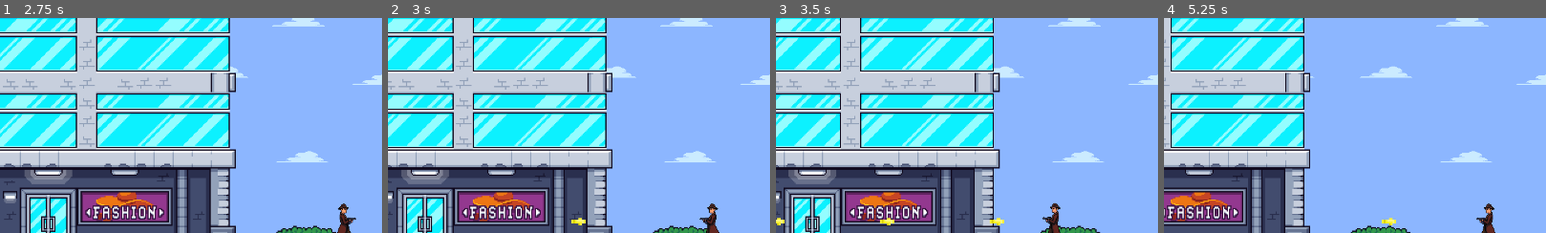
Above: before the commit, frames 1-4 (left to right).
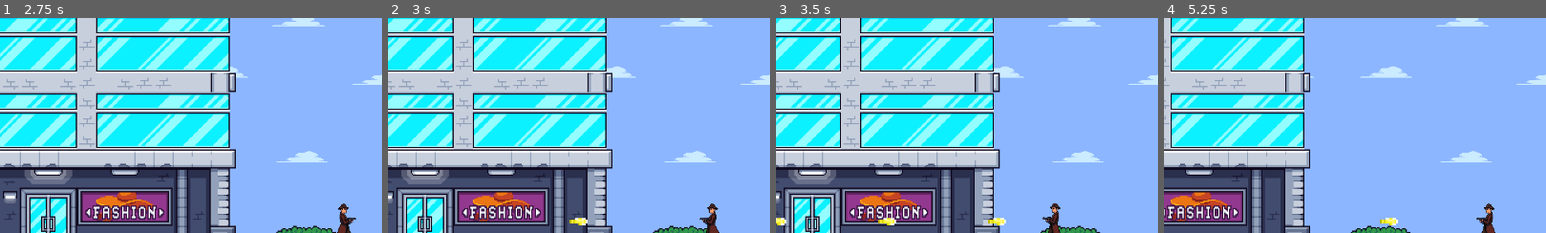
Above: after the commit, the same moments.

Repository: joaodanilo123/gangster-city-showdown
Game: Godot game, scene res://main/main.tscn
Same seed, same stepped clock (60 frames per second), same inputs: the game is played once before the commit and once after it.
Inputs (mouse positions are % of the whole screen's width and height, from its top left):
- Up to frame 1 (2.75 s): click "Level 1" at 0.5 s; move the mouse to (72, 45) at 1.27 s; hold D (move_right) from 1.28 s (still down); tap E (interact) at 1.35 s; tap W (move_up) at 1.52, 2.27 s; move the mouse to (30, 55) at 2.02 s; tap Shift (run) at 2.1 s
- Up to frame 2 (3 s): move the mouse to (60, 28) at 2.77 s; release D (move_right) at 2.78 s; hold A (move_left) from 2.78 s (still down); hold Space (shoot) from 2.78 s (still down)
- Up to frame 3 (3.5 s): keep holding A (move_left); keep holding Space (shoot)
- Up to frame 4 (5.25 s): move the mouse to (45, 70) at 3.52 s; release A (move_left) at 3.53 s; release Space (shoot) at 3.53 s; hold D (move_right) 3.53-5.03 s; tap E (interact) at 3.6 s; tap W (move_up) at 3.77, 4.52 s; move the mouse to (80, 65) at 4.27 s; hold Shift (run) 4.28-5.03 s; move the mouse to (20, 35) at 5.02 s; hold A (move_left) from 5.03 s (still down); tap Space (shoot) at 5.1 s
The pictures show only the part of the screen within x 0-50%, y 37-87%; the shares and areas given below are measured in that part.

Frame 1 is identical in both runs. In frame 2, less than 0.1% of the frame differs, in the area x 47-53%, y 92-97%; in frame 3, 0.1%, in the area x 0-61%, y 92-97%; in frame 4, less than 0.1%.

Commit message:
Feature: Adiciona funcionalidade de receber dinheiro

Diff:
--- a/autoloads/global.gd
+++ b/autoloads/global.gd
@@ -2,6 +2,8 @@
 
 var main_scene: Main
 var player: Player
+var money = 0
+
 @onready var objective_completed = false
 @onready var menu_level: Level = ResourceLoader.load("res://levels/menu/menu_level.tres", "Level")
 
--- a/props/armoured_car/armoured_car.gd
+++ b/props/armoured_car/armoured_car.gd
@@ -1,13 +1,20 @@
 extends Area2D
 class_name ArmouredCar
 
-@export var health: int = 1000
+@export var max_health: int = 1000
+@onready var health: int = max_health
 @onready var money_up_effect = $MoneyUpEffect
 
 # Called every frame. 'delta' is the elapsed time since the previous frame.
 func _process(delta):
-	pass
+	if(health <= 0):
+		die()
 
-func take_damage(emitter, source):
-	money_up_effect.play()
-	pass
+func take_damage(emitter, projectileStats: ProjectileStats):
+	if(emitter.is_in_group("player")):
+		health -= projectileStats.damage
+		Global.money += projectileStats.damage
+		money_up_effect.play()
+
+func die():
+	queue_free()
--- a/props/money_up_effect/money_effect.tscn
+++ b/props/money_up_effect/money_effect.tscn
@@ -2,6 +2,86 @@
 
 [ext_resource type="Script" path="res://props/money_up_effect/money_up_effect.gd" id="1_oyd0v"]
 [ext_resource type="Texture2D" uid="uid://vel72q3tadc8" path="res://assets/money.png" id="1_wo6a0"]
+
+[sub_resource type="Animation" id="Animation_tx86e"]
+length = 0.001
+tracks/0/type = "bezier"
+tracks/0/imported = false
+tracks/0/enabled = true
+tracks/0/path = NodePath("Sprite2D:position:x")
+tracks/0/interp = 1
+tracks/0/loop_wrap = true
+tracks/0/keys = {
+"handle_modes": PackedInt32Array(0),
+"points": PackedFloat32Array(0, -0.25, 0, 0.25, 0),
+"times": PackedFloat32Array(0)
+}
+tracks/1/type = "bezier"
+tracks/1/imported = false
+tracks/1/enabled = true
+tracks/1/path = NodePath("Sprite2D:position:y")
+tracks/1/interp = 1
+tracks/1/loop_wrap = true
+tracks/1/keys = {
+"handle_modes": PackedInt32Array(0),
+"points": PackedFloat32Array(0, -0.25, 0, 0.25, 0),
+"times": PackedFloat32Array(0)
+}
+tracks/2/type = "bezier"
+tracks/2/imported = false
+tracks/2/enabled = true
+tracks/2/path = NodePath("Sprite2D:skew")
+tracks/2/interp = 1
+tracks/2/loop_wrap = true
+tracks/2/keys = {
+"handle_modes": PackedInt32Array(0),
+"points": PackedFloat32Array(0, -0.25, 0, 0.25, 0),
+"times": PackedFloat32Array(0)
+}
+tracks/3/type = "bezier"
+tracks/3/imported = false
+tracks/3/enabled = true
+tracks/3/path = NodePath("Sprite2D:self_modulate:r")
+tracks/3/interp = 1
+tracks/3/loop_wrap = true
+tracks/3/keys = {
+"handle_modes": PackedInt32Array(0),
+"points": PackedFloat32Array(1, -0.25, 0, 0.25, 0),
+"times": PackedFloat32Array(0)
+}
+tracks/4/type = "bezier"
+tracks/4/imported = false
+tracks/4/enabled = true
+tracks/4/path = NodePath("Sprite2D:self_modulate:g")
+tracks/4/interp = 1
+tracks/4/loop_wrap = true
+tracks/4/keys = {
+"handle_modes": PackedInt32Array(0),
+"points": PackedFloat32Array(1, -0.25, 0, 0.25, 0),
+"times": PackedFloat32Array(0)
+}
+tracks/5/type = "bezier"
+tracks/5/imported = false
+tracks/5/enabled = true
+tracks/5/path = NodePath("Sprite2D:self_modulate:b")
+tracks/5/interp = 1
+tracks/5/loop_wrap = true
+tracks/5/keys = {
+"handle_modes": PackedInt32Array(0),
+"points": PackedFloat32Array(1, -0.25, 0, 0.25, 0),
+"times": PackedFloat32Array(0)
+}
+tracks/6/type = "bezier"
+tracks/6/imported = false
+tracks/6/enabled = true
+tracks/6/path = NodePath("Sprite2D:self_modulate:a")
+tracks/6/interp = 1
+tracks/6/loop_wrap = true
+tracks/6/keys = {
+"handle_modes": PackedInt32Array(0),
+"points": PackedFloat32Array(0, -0.25, 0, 0.25, 0),
+"times": PackedFloat32Array(0)
+}
 
 [sub_resource type="Animation" id="Animation_p8u22"]
 resource_name = "money_up"
@@ -84,86 +164,6 @@
 "times": PackedFloat32Array(0, 0.2)
 }
 
-[sub_resource type="Animation" id="Animation_tx86e"]
-length = 0.001
-tracks/0/type = "bezier"
-tracks/0/imported = false
-tracks/0/enabled = true
-tracks/0/path = NodePath("Sprite2D:position:x")
-tracks/0/interp = 1
-tracks/0/loop_wrap = true
-tracks/0/keys = {
-"handle_modes": PackedInt32Array(0),
-"points": PackedFloat32Array(0, -0.25, 0, 0.25, 0),
-"times": PackedFloat32Array(0)
-}
-tracks/1/type = "bezier"
-tracks/1/imported = false
-tracks/1/enabled = true
-tracks/1/path = NodePath("Sprite2D:position:y")
-tracks/1/interp = 1
-tracks/1/loop_wrap = true
-tracks/1/keys = {
-"handle_modes": PackedInt32Array(0),
-"points": PackedFloat32Array(0, -0.25, 0, 0.25, 0),
-"times": PackedFloat32Array(0)
-}
-tracks/2/type = "bezier"
-tracks/2/imported = false
-tracks/2/enabled = true
-tracks/2/path = NodePath("Sprite2D:skew")
-tracks/2/interp = 1
-tracks/2/loop_wrap = true
-tracks/2/keys = {
-"handle_modes": PackedInt32Array(0),
-"points": PackedFloat32Array(0, -0.25, 0, 0.25, 0),
-"times": PackedFloat32Array(0)
-}
-tracks/3/type = "bezier"
-tracks/3/imported = false
-tracks/3/enabled = true
-tracks/3/path = NodePath("Sprite2D:self_modulate:r")
-tracks/3/interp = 1
-tracks/3/loop_wrap = true
-tracks/3/keys = {
-"handle_modes": PackedInt32Array(0),
-"points": PackedFloat32Array(1, -0.25, 0, 0.25, 0),
-"times": PackedFloat32Array(0)
-}
-tracks/4/type = "bezier"
-tracks/4/imported = false
-tracks/4/enabled = true
-tracks/4/path = NodePath("Sprite2D:self_modulate:g")
-tracks/4/interp = 1
-tracks/4/loop_wrap = true
-tracks/4/keys = {
-"handle_modes": PackedInt32Array(0),
-"points": PackedFloat32Array(1, -0.25, 0, 0.25, 0),
-"times": PackedFloat32Array(0)
-}
-tracks/5/type = "bezier"
-tracks/5/imported = false
-tracks/5/enabled = true
-tracks/5/path = NodePath("Sprite2D:self_modulate:b")
-tracks/5/interp = 1
-tracks/5/loop_wrap = true
-tracks/5/keys = {
-"handle_modes": PackedInt32Array(0),
-"points": PackedFloat32Array(1, -0.25, 0, 0.25, 0),
-"times": PackedFloat32Array(0)
-}
-tracks/6/type = "bezier"
-tracks/6/imported = false
-tracks/6/enabled = true
-tracks/6/path = NodePath("Sprite2D:self_modulate:a")
-tracks/6/interp = 1
-tracks/6/loop_wrap = true
-tracks/6/keys = {
-"handle_modes": PackedInt32Array(0),
-"points": PackedFloat32Array(0, -0.25, 0, 0.25, 0),
-"times": PackedFloat32Array(0)
-}
-
 [sub_resource type="AnimationLibrary" id="AnimationLibrary_d3jlf"]
 _data = {
 "RESET": SubResource("Animation_tx86e"),
@@ -183,3 +183,5 @@
 libraries = {
 "": SubResource("AnimationLibrary_d3jlf")
 }
+
+[connection signal="animation_finished" from="AnimationPlayer" to="." method="_on_animation_player_animation_finished"]
--- a/props/money_up_effect/money_up_effect.gd
+++ b/props/money_up_effect/money_up_effect.gd
@@ -5,3 +5,6 @@
 
 func play():
 	animation_player.play("money_up")
+
+func _on_animation_player_animation_finished(anim_name):
+	animation_player.play("RESET")
--- a/props/projectiles/player_bullet/player_bullet.gd
+++ b/props/projectiles/player_bullet/player_bullet.gd
@@ -12,6 +12,6 @@
 
 func _on_area_2d_area_entered(area):
 	if(area.has_method("take_damage")):
-		area.take_damage(emitter, self)
+		area.take_damage(emitter, stats)
 
 	queue_free()
Binary file changed: assets/projectiles/player_bullet.png
